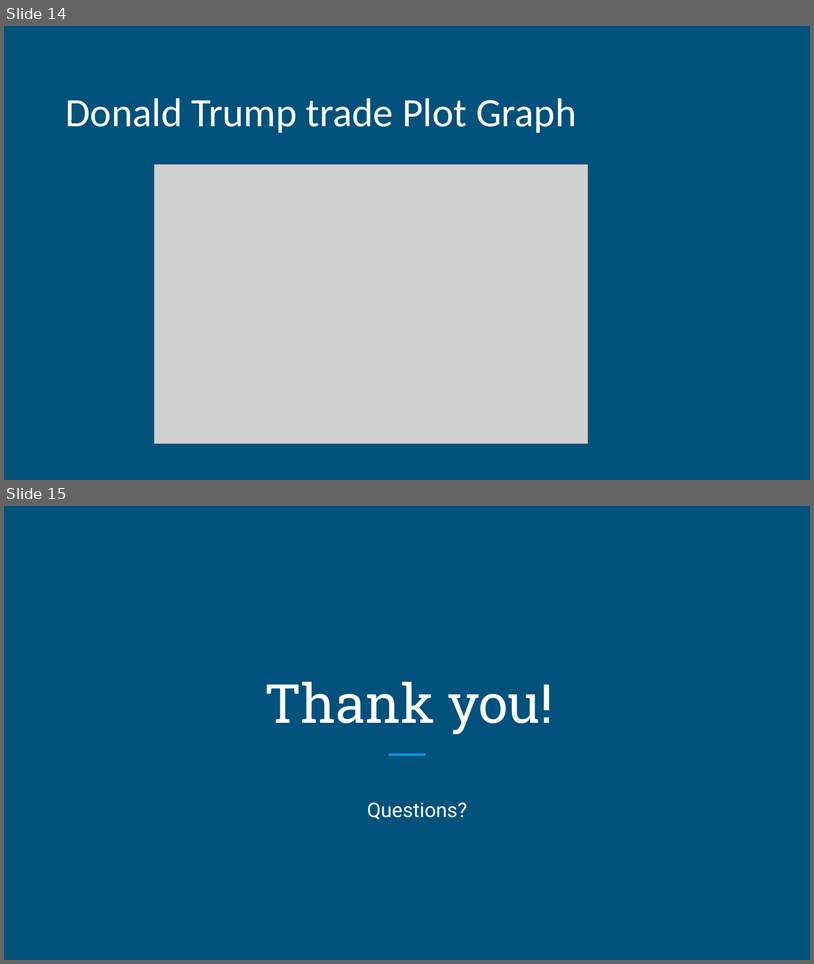
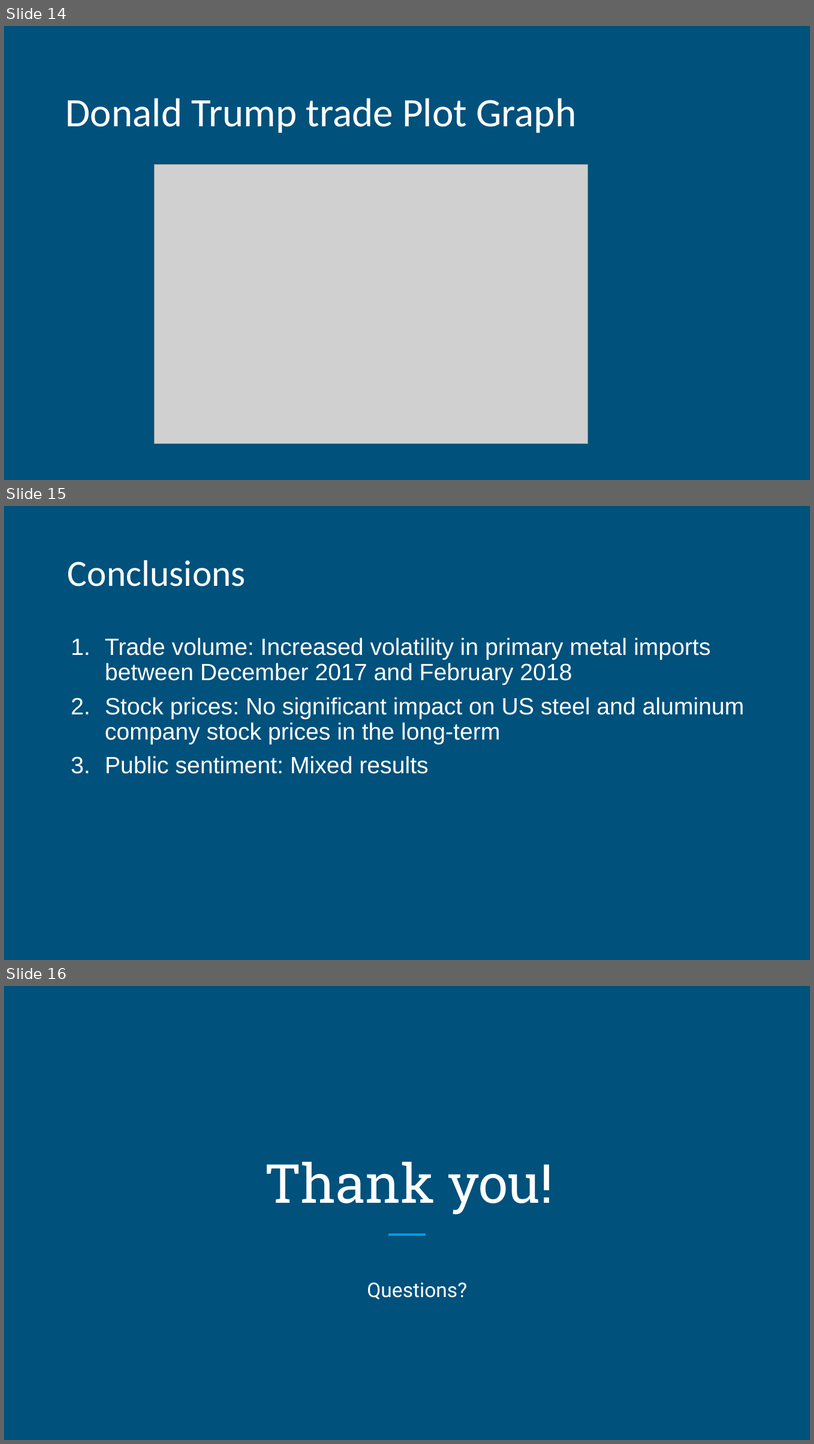
Before and after one commit to christinamarpar/GW-project-1, a slide deck: TradePres_v1.pptx. Shown one above the other, each under a label of ours: slides 14 and 15 before the commit, slides 14, 15 and 16 after it. The pictures are 814x964 and 814x1444 pixels, drawn with LibreOffice and Linux fonts; fonts in the diff are those of the drawing; grey boxes stand for pictures. Boxes give left, top, right and bottom in pixels: in the first picture for what was removed or moved away, otherwise in the second. Text is boxed around its words. In the diff, an @@ line names an element or a change of style, - is before the commit and + after.

Commit message:
Conclusions slide

```diff
--- a/TradePres_v1.pptx
+++ b/TradePres_v1.pptx
@@ slide 15 added at <box>4,506,810,960</box>, background #00517C @@
@@ title added at <box>68,560,246,586</box>, 44 pt, text #FFFFFF @@
+Conclusions
@@ text added at <box>105,637,745,774</box>, 28 pt, text #FFFFFF @@
+1. Trade volume: Increased volatility in primary metal imports between December 2017 and February 2018
+2. Stock prices: No significant impact on US steel and aluminum company stock prices in the long-term
+3. Public sentiment: Mixed results
@@ what was slide 15 is now slide 16 @@
```
Also in this commit, not shown: 1 other file.
